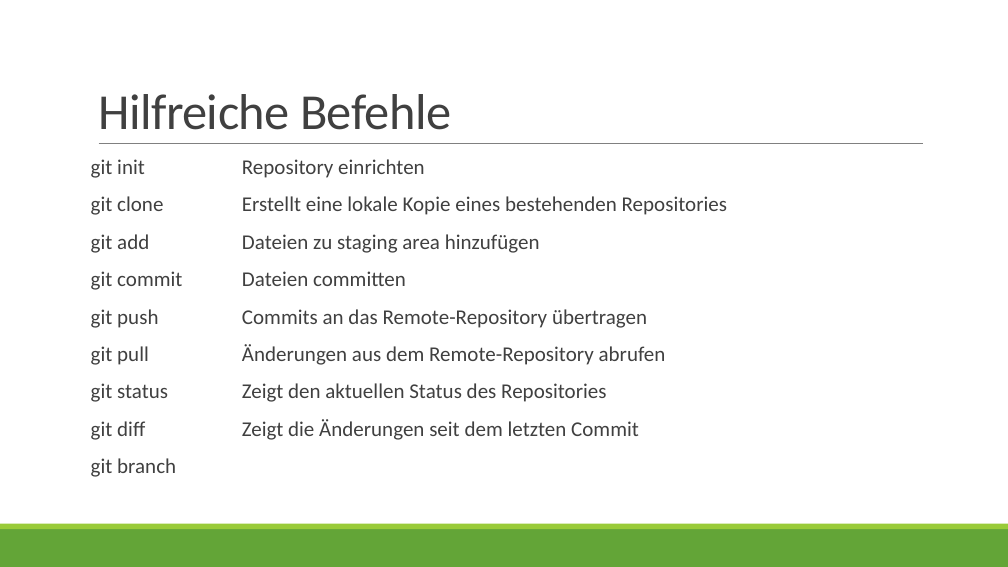
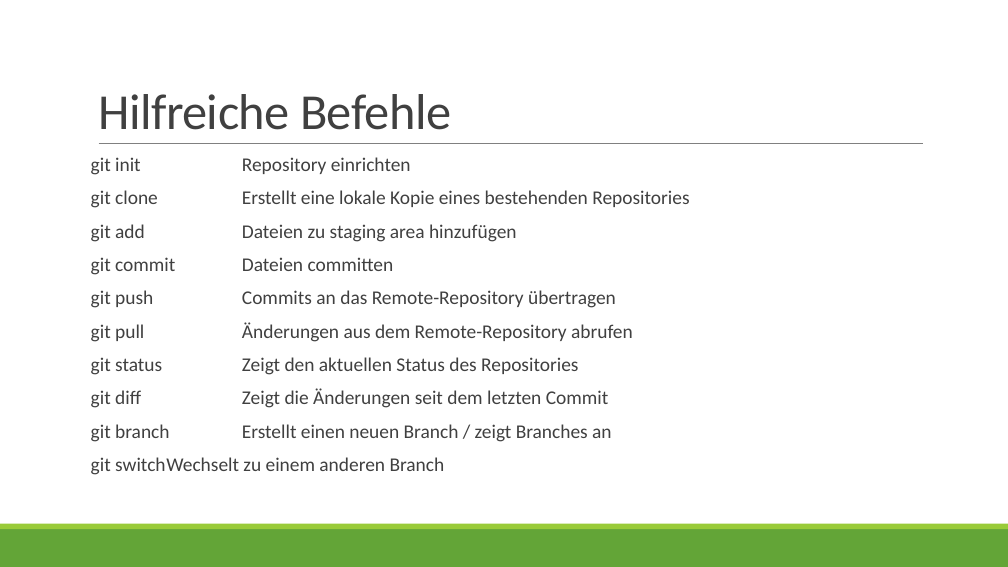
Before and after one commit to yanaa16/github-uebung, a slide deck: slide 13 of Einführung in Git und Github.pptx. Drawn at 1008x567 pixels with LibreOffice and Linux fonts; fonts in the diff are those of the drawing. Boxes give left, top, right and bottom in pixels: in the first picture for what was removed or moved away, otherwise in the second. Text is boxed around its words. In the diff, an @@ line names an element or a change of style, - is before the commit and + after.

Commit message:
Aufgaben und Präsentation aktualisiert

```diff
--- a/Einführung in Git und Github.pptx
+++ b/Einführung in Git und Github.pptx
@@ text at box(91, 157, 689, 408): size 20 to 18.5 pt in "git init Repository einrichten", "git clone Erstellt eine lokale Kopie eines ...", "git add Dateien zu staging area hinzufügen", "git commit Dateien committen" and 4 more places; line spacing 0.9 to 0.8 @@
@@ text at box(91, 424, 611, 475): text changed; size 20 to 18.5 pt @@
-git branch
+git branch Erstellt einen neuen Branch / zeigt Branches an
+git switch Wechselt zu einem anderen Branch
```
Also in this commit, not shown: 4 other files.
